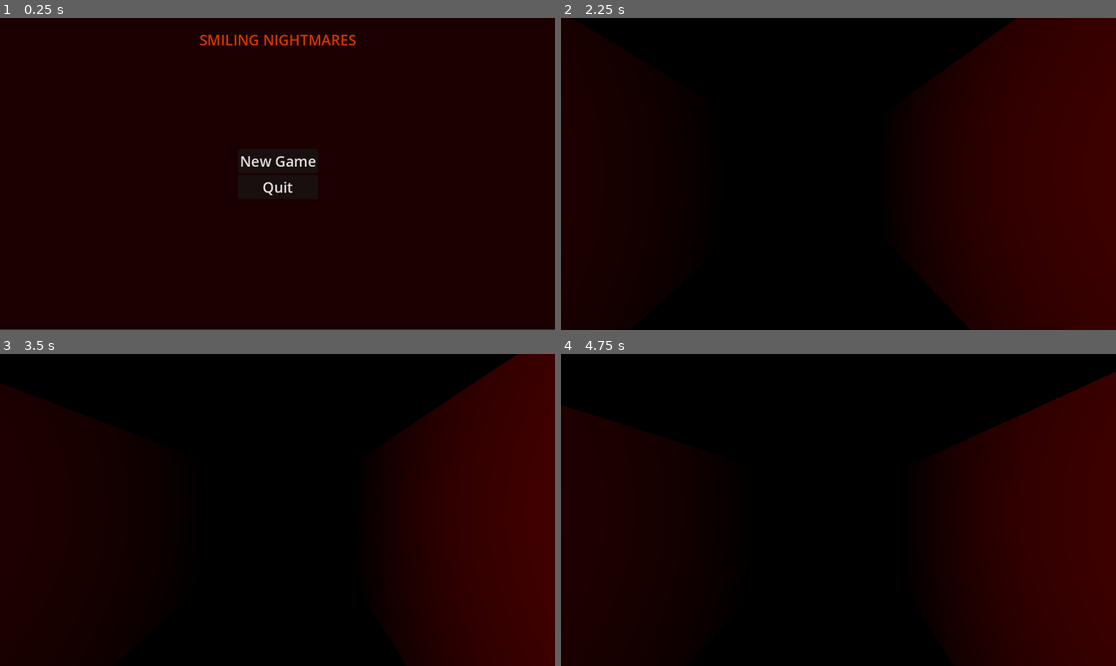
Above: before the commit, frames 1-4 (two rows, left to right).
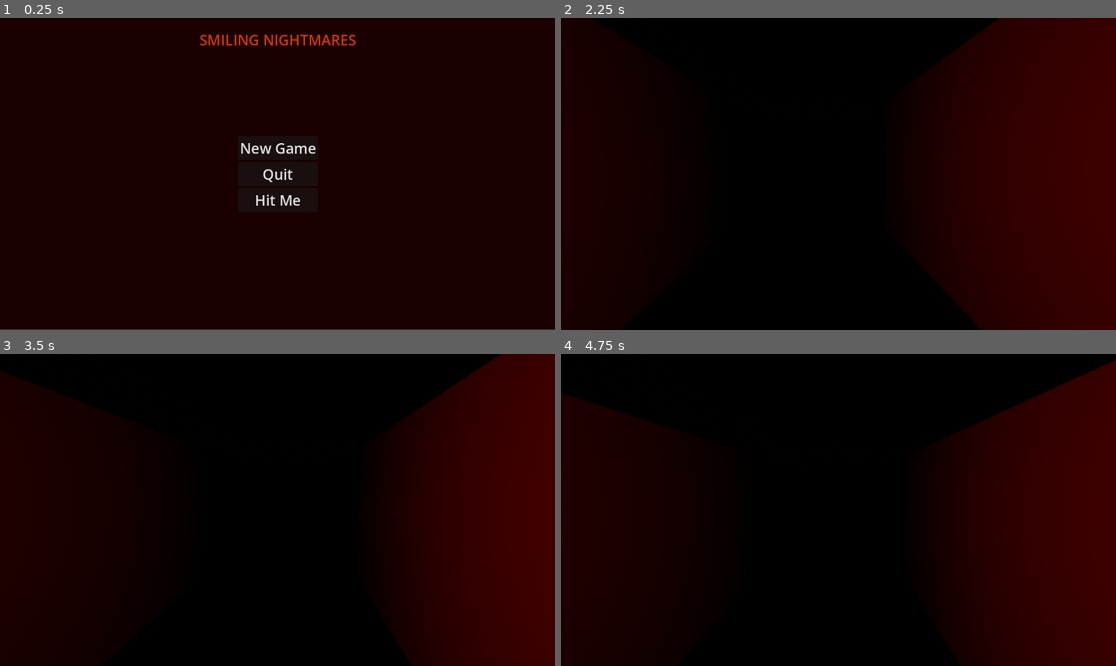
Above: after the commit, the same moments.

Repository: ron777n/Smiling-nightmares
Game: Godot game, scene res://Scenes/main_menu.tscn
The game is run twice, just before and just after one commit, with the same random seed, the same clock (stepped at 60 frames per second) and the same inputs.
Inputs (mouse positions are in pixels of both pictures, inside the frame that each line leads up to):
- Up to frame 1 (0.25 s): no input
- Up to frame 2 (2.25 s): click (838, 198) at 0.5 s, where only the run after the commit has a clickable "Hit Me"; click "New Game" at 1.25 s; tap Enter at 2 s; move the mouse to (866, 174) at 2.02 s; tap A (A) at 2.1 s
- Up to frame 3 (3.5 s): tap Space (Jump) at 2.27, 2.57, 3.02, 3.32 s; tap D (D) at 2.3, 2.85 s; move the mouse to (249, 510) at 2.77 s; tap S (S) at 3.05 s
- Up to frame 4 (4.75 s): move the mouse to (849, 503) at 3.52 s; tap S (S) at 3.6 s; tap Space (Jump) at 3.8, 4.35, 4.52 s; move the mouse to (832, 516) at 4.27 s; tap A (A) at 4.55 s

The runs differ from the first frame. In frame 1, 0.8% of the frame differs, in the area x 43-57%, y 40-61%; in frame 2, 0.7%; in frame 3, 1.0%; in frame 4, 1.5%, in the area x 0-100%, y 2-30%.

Commit message:
update 5656

Diff:
--- a/Scenes/Maps/Map_1.tscn
+++ b/Scenes/Maps/Map_1.tscn
@@ -1,7 +1,8 @@
-[gd_scene load_steps=46 format=3 uid="uid://btjkaeulvuiv7"]
+[gd_scene load_steps=47 format=3 uid="uid://btjkaeulvuiv7"]
 
 [ext_resource type="Script" uid="uid://bv4b3jufm08s7" path="res://Scripts/map_1.gd" id="1_8te53"]
 [ext_resource type="PackedScene" uid="uid://ca8gy211l7pft" path="res://Scenes/player.tscn" id="1_iufso"]
+[ext_resource type="AudioStream" uid="uid://caa4kbguym080" path="res://Sound/horror-ambience-01-66708.mp3" id="3_flcxr"]
 
 [sub_resource type="ProceduralSkyMaterial" id="ProceduralSkyMaterial_bdjry"]
 sky_horizon_color = Color(0.66224277, 0.6717428, 0.6867428, 1)
@@ -473,3 +474,8 @@
 
 [node name="Player" parent="." instance=ExtResource("1_iufso")]
 transform = Transform3D(1, 0, 0, 0, 1, 0, 0, 0, 1, -21.5, 2.945774, -9.5)
+
+[node name="AudioStreamPlayer3D" type="AudioStreamPlayer3D" parent="."]
+stream = ExtResource("3_flcxr")
+autoplay = true
+max_distance = 4096.0
--- a/Scenes/main_menu.tscn
+++ b/Scenes/main_menu.tscn
@@ -1,6 +1,7 @@
-[gd_scene load_steps=2 format=3 uid="uid://c2x76ilphs7p6"]
+[gd_scene load_steps=3 format=3 uid="uid://c2x76ilphs7p6"]
 
 [ext_resource type="Script" uid="uid://cyoemwssc1rd3" path="res://Scripts/control.gd" id="1_28flt"]
+[ext_resource type="AudioStream" uid="uid://ua75k3yq012f" path="res://Sound/Sound.mp3" id="2_48xlc"]
 
 [node name="Main menu" type="Node2D"]
 
@@ -44,7 +45,12 @@
 theme_override_font_sizes/font_size = 30
 text = "Quit"
 
-[node name="Label" type="Label" parent="Control"]
+[node name="HitMe" type="Button" parent="Control/VBoxContainer"]
+layout_mode = 2
+theme_override_font_sizes/font_size = 30
+text = "Hit Me"
+
+[node name="SMILINGNIGHTMARESLABEL" type="Label" parent="Control"]
 modulate = Color(0.8272604, 0.21741936, 0, 1)
 layout_mode = 1
 anchors_preset = 5
@@ -59,5 +65,12 @@
 horizontal_alignment = 1
 vertical_alignment = 1
 
+[node name="AudioStreamPlayer2D" type="AudioStreamPlayer2D" parent="."]
+stream = ExtResource("2_48xlc")
+volume_db = 24.0
+max_distance = 4096.0
+bus = &"Jumpscare"
+
 [connection signal="pressed" from="Control/VBoxContainer/NewGame" to="Control" method="_on_new_game_pressed"]
 [connection signal="pressed" from="Control/VBoxContainer/Quit" to="Control" method="_on_quit_pressed"]
+[connection signal="pressed" from="Control/VBoxContainer/HitMe" to="Control" method="_on_hit_me_pressed"]
--- a/Scripts/control.gd
+++ b/Scripts/control.gd
@@ -1,9 +1,14 @@
 extends Control
 
 
+@onready var audio: AudioStreamPlayer2D = $"../AudioStreamPlayer2D"
 
 func _on_new_game_pressed() -> void:
 	get_tree().change_scene_to_file("res://Scenes/Maps/Map_1.tscn")
 
 func _on_quit_pressed() -> void:
 	get_tree().quit()
+
+
+func _on_hit_me_pressed() -> void:
+	audio.play()
--- /dev/null
+++ b/Sound/Sound.tres
@@ -0,0 +1,9 @@
+[gd_resource type="AudioBusLayout" format=3 uid="uid://cn2s103jl22jm"]
+
+[resource]
+bus/1/name = &"Jumpscare"
+bus/1/solo = false
+bus/1/mute = false
+bus/1/bypass_fx = false
+bus/1/volume_db = 6.0199986
+bus/1/send = &"Master"
--- a/project.godot
+++ b/project.godot
@@ -15,6 +15,10 @@
 config/features=PackedStringArray("4.5", "GL Compatibility")
 config/icon="res://icon.svg"
 <<<<<<<HEADrun/main_scene="uid://c2x76ilphs7p6"
+
+[audio]
+
+buses/default_bus_layout="res://Sound/Sound.tres"
 
 [input]
 
Not shown, added: Sound/Sound.mp3.import
Not shown, added: Sound/horror-ambience-01-66708.mp3.import
Not shown, added: Sound/Sound.mp3
Not shown, added: Sound/horror-ambience-01-66708.mp3
